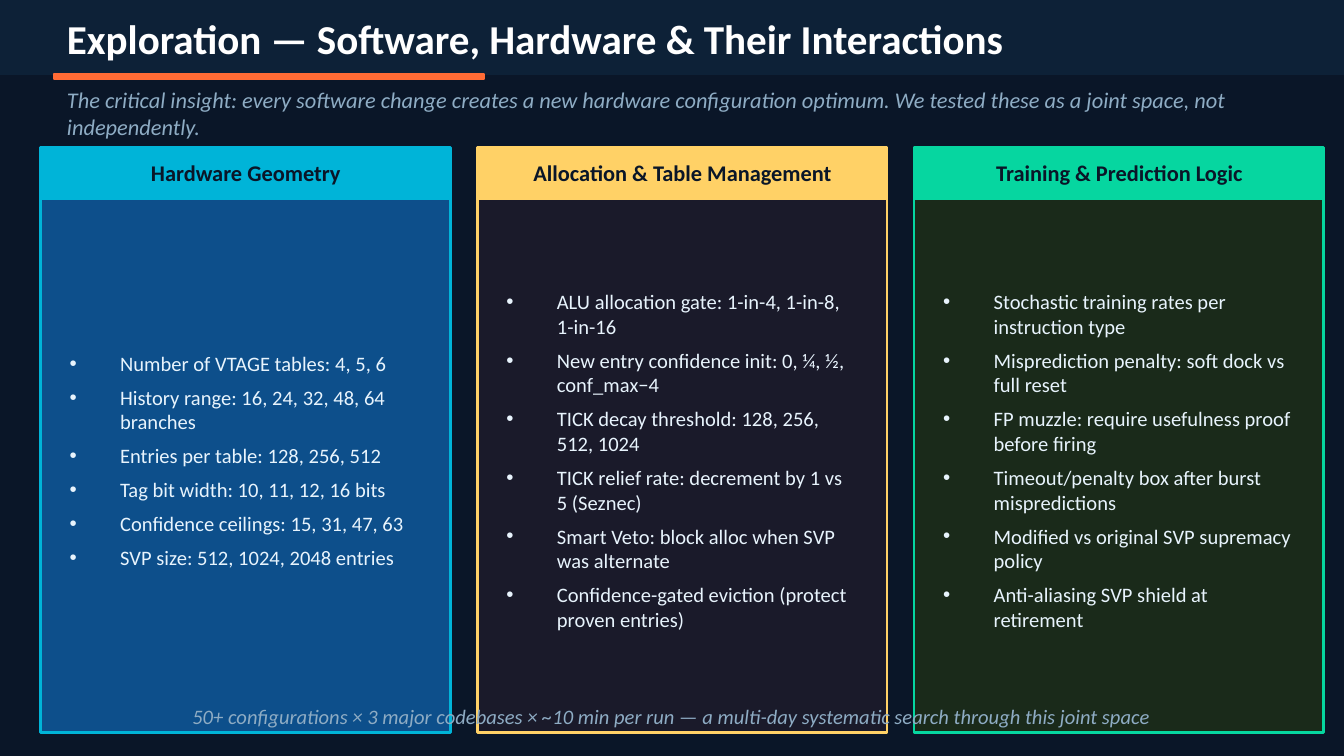
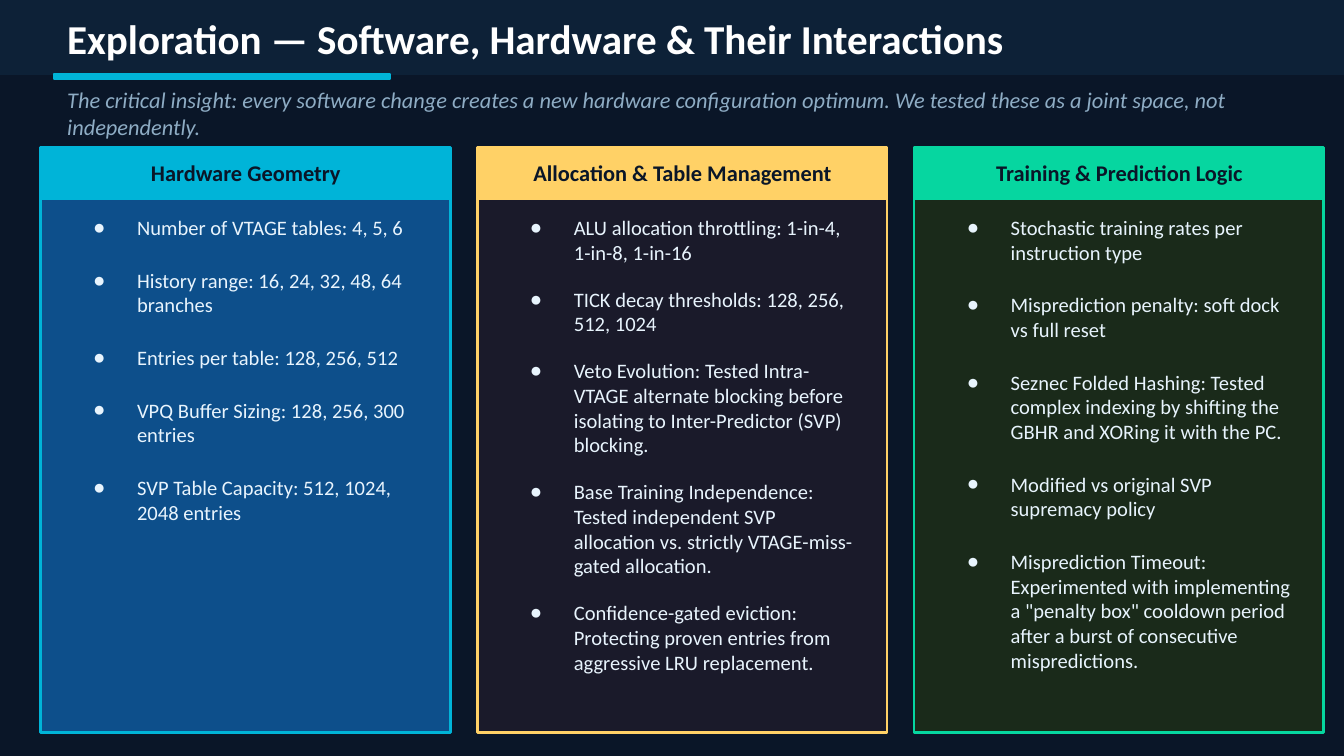
Before and after one commit to atshah29/aadesh-portfolio, a slide deck: slide 11 of public/assets/value-predictor-slides.pptx (slide 9 before the commit). Drawn at 1344x756 pixels with LibreOffice and Linux fonts; fonts in the diff are those of the drawing. Boxes give left, top, right and bottom in pixels: in the first picture for what was removed or moved away, otherwise in the second. Text is boxed around its words. In the diff, an @@ line names an element or a change of style, - is before the commit and + after.

```diff
--- a/public/assets/value-predictor-slides.pptx
+++ b/public/assets/value-predictor-slides.pptx
@@ rectangle: place and size @@
-rectangle at bbox=[54, 74, 484, 79]
+rectangle at bbox=[54, 74, 390, 79]
@@ rectangle at bbox=[54, 74, 390, 79]: fill #FF6B35 to #00B4D8; outline #FF6B35 1 pt to #00B4D8 1 pt @@
@@ vertical alignment middle to top in 3 elements at bbox=[137, 220, 404, 520], bbox=[1011, 220, 1290, 672], bbox=[574, 220, 852, 674] @@
@@ text at bbox=[137, 220, 402, 369]: bullet • to ●; less space between paragraphs; more space between paragraphs @@
@@ text at bbox=[574, 220, 852, 674]: text changed @@
-• ALU allocation gate: 1-in-4, 1-in-8, 1-in-16
-• New entry confidence init: 0, ¼, ½, conf_max−4
-• TICK decay threshold: 128, 256, 512, 1024
-• TICK relief rate: decrement by 1 vs 5 (Seznec)
-• Smart Veto: block alloc when SVP was alternate
-• Confidence-gated eviction (protect proven entries)
+● ALU allocation throttling: 1-in-4, 1-in-8, 1-in-16
+● TICK decay thresholds: 128, 256, 512, 1024
+● Veto Evolution: Tested Intra-VTAGE alternate blocking before isolating to Inter-Predictor (SVP) blocking.
+● Base Training Independence: Tested independent SVP allocation vs. strictly VTAGE-miss-gated allocation.
+● Confidence-gated eviction: Protecting proven entries from aggressive LRU replacement.
@@ text at bbox=[1011, 220, 1280, 520]: bullet • to ●; less space between paragraphs; more space between paragraphs @@
@@ text at bbox=[1011, 375, 1282, 443]: text changed @@
-• FP muzzle: require usefulness proof before firing
-• Timeout/penalty box after burst mispredictions
+● Seznec Folded Hashing: Tested complex indexing by shifting the GBHR and XORing it with the PC.
@@ text at bbox=[137, 404, 404, 520]: text changed @@
-• Tag bit width: 10, 11, 12, 16 bits
-• Confidence ceilings: 15, 31, 47, 63
-• SVP size: 512, 1024, 2048 entries
+● VPQ Buffer Sizing: 128, 256, 300 entries
+● SVP Table Capacity: 512, 1024, 2048 entries
@@ text at bbox=[1011, 554, 1290, 672]: text changed @@
-• Anti-aliasing SVP shield at retirement
+● Misprediction Timeout: Experimented with implementing a "penalty box" cooldown period after a burst of consecutive mispredictions.
@@ text removed at bbox=[192, 707, 1149, 730] @@
-50+ configurations × 3 major codebases × ~10 min per run — a multi-day systematic search through this joint space
```
Also in this commit, not shown: 7 other slides changed, 5 slides added, 2 slides removed, 11 other files.
